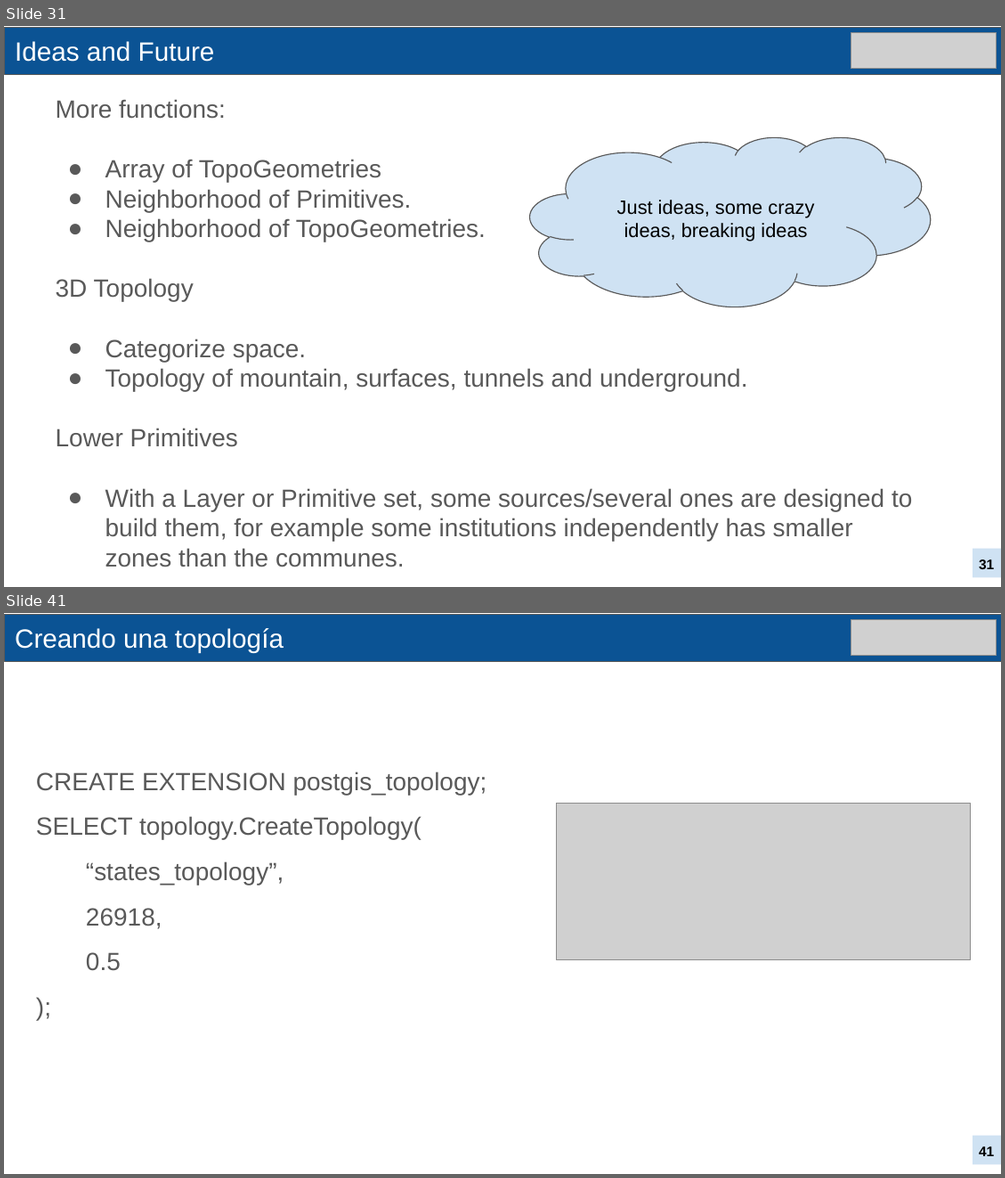
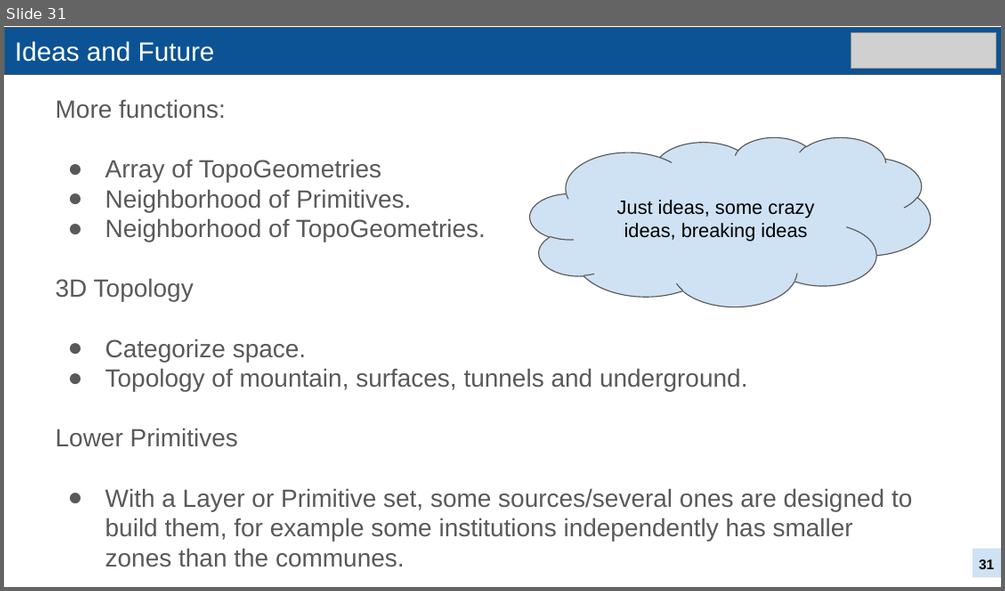
Before and after one commit to CIT-UAI/postgis_topology, a slide deck: Talk Presentation.pptx. Shown one above the other, each under a label of ours: slides 31 and 41 before the commit, slide 31 after it; the slides between them are not shown. The pictures are 1005x1178 and 1005x591 pixels, drawn with LibreOffice and Linux fonts; fonts in the diff are those of the drawing; grey boxes stand for pictures. Boxes give left, top, right and bottom in pixels: in the first picture for what was removed or moved away, otherwise in the second. Text is boxed around its words. In the diff, an @@ line names an element or a change of style, - is before the commit and + after.

```diff
--- a/Talk Presentation.pptx
+++ b/Talk Presentation.pptx
@@ slide 41 removed at (4,613,1001,1174), background #FFFFFF @@
@@ rectangle removed at (5,615,1001,662) @@
@@ title removed at (15,628,283,653) @@
-Creando una topología
@@ picture removed at (851,619,997,655) @@
@@ text removed at (36,771,487,971) @@
-CREATE EXTENSION postgis_topology;
-SELECT topology.CreateTopology(
-“states_topology”,
-26918,
-0.5
-);
@@ picture removed at (556,803,970,960) @@
@@ rectangle removed at (973,1135,1001,1164) @@
@@ page number removed at (979,1146,994,1156) @@
-41
```
Also in this commit, not shown: 14 other slides removed.
